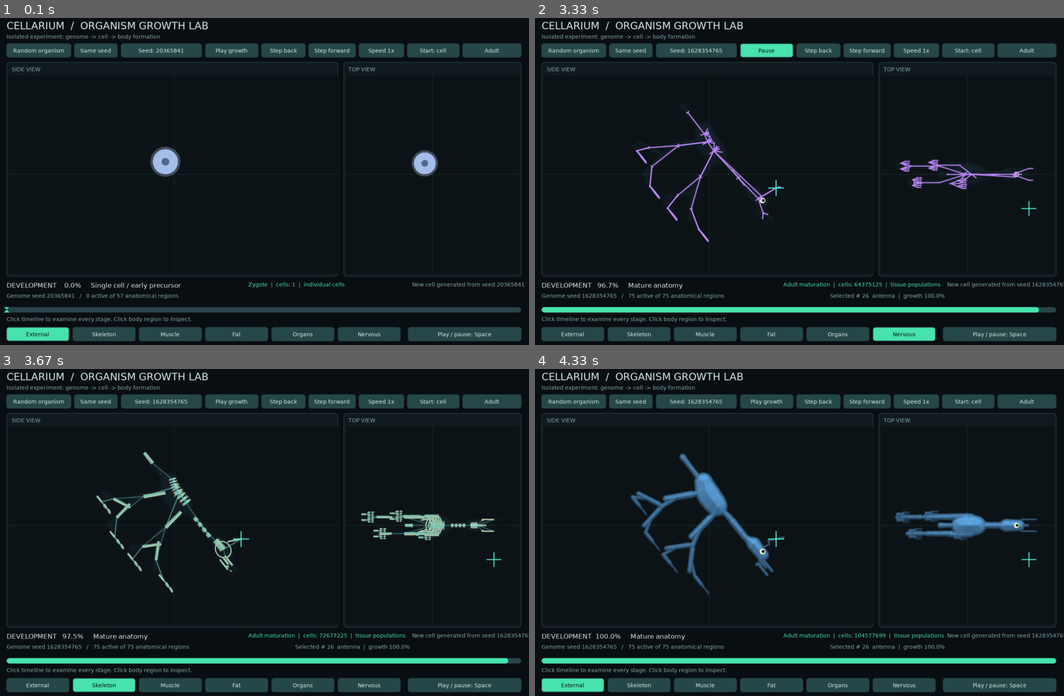
Above: before the commit, frames 1-4 (two rows, left to right).
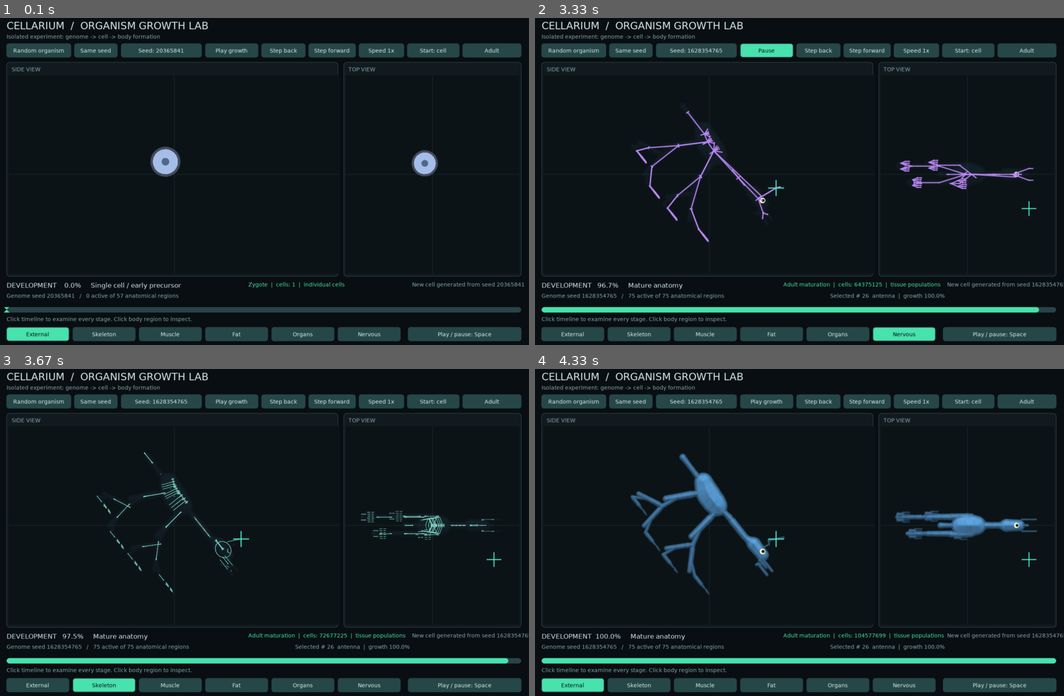
Above: after the commit, the same moments.

Repository: markchpaman10/cellarium
Game: LÖVE game, started from main.lua
Same seed, same stepped clock (60 frames per second), same inputs: the game is played once before the commit and once after it.
Inputs (mouse positions are in pixels of both pictures, inside the frame that each line leads up to):
- Up to frame 1 (0.1 s): no input
- Up to frame 2 (3.33 s): type "ann" at 0.33 s; tap Enter at 0.67 s; hold Right 0.88-1.35 s; tap Space at 0.95, 1.25, 2.17, 2.47, 2.67, 2.97, 3.23 s; click "Adult" at 1.48 s; click (799, 201) at 1.82 s; hold Right 2.1-2.57 s; tap 6 at 2.25 s; hold Left 2.6-3.13 s; hold Left from 3.17 s (still down)
- Up to frame 3 (3.67 s): tap Space at 3.53 s; release Left at 3.57 s; click "Skeleton" at 3.65 s
- Up to frame 4 (4.33 s): hold Right from 3.93 s (still down); tap Space at 4, 4.3 s; tap 1 at 4.08 s

Frames 1-2 are identical in both runs. In frame 3, 1.7% of the frame differs, in the area x 18-94%, y 25-69%; in frame 4, nothing differs.

Commit message:
Introduce procedural skeletal silhouettes with distinct long bones vertebrae ribs and cranial contours

Diff:
--- a/reconstruction_rendering.lua
+++ b/reconstruction_rendering.lua
@@ -1,3 +1,4 @@
+local BoneShapes=require('skeletal_shapes')
 local V={};local colors={Bone={.92,.86,.67},Support={.44,.76,.70},Carapace={.68,.75,.56},Muscle={.76,.24,.32},Fat={.96,.76,.37},Heart={.9,.25,.32},Lung={.89,.57,.68},Stomach={.55,.74,.46},Brain={.77,.58,.94},Kidney={.68,.36,.32},Gonad={.85,.66,.39}}
 local function point(p,top)
  -- Anatomy components have cx/cy/cz; bone path vertices have x/y/z.
@@ -153,28 +154,9 @@
  for _,c in ipairs(a.components) do if c.volume>.0000000001 then
   local xx,yy=point(c,top);local color=colors[c.type] or {.58,.69,.71};local isSupport=c.type=='Bone' or c.type=='Support' or c.type=='Carapace'
   if on('Skeleton') and isSupport then
-   -- Each camera needs its own projection. A transverse rib, girdle or
-   -- paired support cannot be drawn as a lateral bone by projecting its
-   -- complete plan-view path: doing so produces the false stacked bars
-   -- and the apparent top-down skeleton on the side-view organism.
-   local name=c.anatomicalName or ''
-   local transverse=name=='protective rib arch'
-     or name=='shoulder / axial girdle'
-     or name=='pelvic girdle'
-     or name=='orbital rim'
-     or name=='paired distal support'
-   if top or not transverse then
-    boneShape(c.path or {},top,math.max(.55,(c.thickness or .1)*23),color)
-    if c.parent then
-     local p=a.components[c.parent]
-     if p then
-      local px,py=point(p,top)
-      love.graphics.setColor(color[1],color[2],color[3],.4)
-      love.graphics.setLineWidth(.45)
-      love.graphics.line(px,py,xx,yy)
-     end
-    end
-   end
+   -- Both cameras draw the SAME 3-D skeletal geometry, independently
+   -- projected by skeletal_shapes. Never hide ribs to disguise bad projection.
+   BoneShapes.draw(c,top,color)
   elseif on('Muscle') and c.type=='Muscle' then
    local p,q=a.components[c.origin],a.components[c.insertion];local px,py=point(p,top);local qx,qy=point(q,top);local width=math.sqrt(c.volume*32^3/math.max(1,math.sqrt((px-qx)^2+(py-qy)^2))*math.pi)*.6
    muscleShape(px,py,xx,yy,qx,qy,width*.58)
--- /dev/null
+++ b/skeletal_shapes.lua
@@ -0,0 +1,98 @@
+-- Procedural skeletal silhouettes. World-space anatomy is authoritative:
+-- project x/y in plan and x/-z in profile. No species templates.
+local B={}
+local function project(p,top)
+ return p.x or p.cx or 0, top and (p.y or p.cy or 0) or -(p.z or p.cz or 0)
+end
+local function classify(c)
+ local name=c.anatomicalName or ''
+ if name:match('^vertebra ') or name:match('^cervical segment ') then return 'vertebra' end
+ if name=='protective rib arch' then return 'rib' end
+ if name:find('girdle',1,true) then return 'girdle' end
+ if name=='cranial protective vault' then return 'skull' end
+ if name=='orbital rim' then return 'orbital' end
+ if name=='paired distal support' then return 'long' end
+ if name:find('phalange',1,true) or name=='digit' then return 'digit' end
+ if name:find('jaw',1,true) then return 'jaw' end
+ if name:find('claw',1,true) then return 'claw' end
+ return 'long'
+end
+B.classify=classify
+local function shade(color,mult,alpha)
+ love.graphics.setColor(math.min(1,color[1]*mult),math.min(1,color[2]*mult),math.min(1,color[3]*mult),alpha or 1)
+end
+local function strip(ax,ay,bx,by,wa,wb,color)
+ local dx,dy=bx-ax,by-ay
+ local len=math.sqrt(dx*dx+dy*dy)
+ if len<.00001 then return end
+ local nx,ny=-dy/len,dx/len
+ shade(color,.64)
+ love.graphics.polygon('fill',ax+nx*wa,ay+ny*wa,bx+nx*wb,by+ny*wb,bx-nx*wb,by-ny*wb,ax-nx*wa,ay-ny*wa)
+ shade(color,1.04)
+ love.graphics.polygon('fill',ax+nx*wa*.76,ay+ny*wa*.76,bx+nx*wb*.76,by+ny*wb*.76,bx-nx*wb*.76,by-ny*wb*.76,ax-nx*wa*.76,ay-ny*wa*.76)
+ shade(color,1.24,.55)
+ love.graphics.setLineWidth(math.max(.11,math.min(wa,wb)*.15))
+ love.graphics.line(ax+nx*wa*.48,ay+ny*wa*.48,bx+nx*wb*.48,by+ny*wb*.48)
+end
+local function capsule(ax,ay,bx,by,width,color,kind)
+ local dx,dy=bx-ax,by-ay
+ local len=math.sqrt(dx*dx+dy*dy)
+ if len<.00001 then return end
+ local nx,ny=-dy/len,dx/len
+ local ux,uy=dx/len,dy/len
+ local w=math.min(width,len*.24)
+ local shaft=w*(kind=='digit' and .53 or .43)
+ local endW=w*(kind=='digit' and .78 or 1)
+ local s=len*.18
+ strip(ax,ay,ax+dx*.20,ay+dy*.20,endW,shaft,color)
+ strip(ax+dx*.20,ay+dy*.20,bx-dx*.20,by-dy*.20,shaft,shaft*.95,color)
+ strip(bx-dx*.20,by-dy*.20,bx,by,shaft*.95,endW*.86,color)
+ shade(color,.78)
+ love.graphics.ellipse('fill',ax,ay,endW*.95,endW*.78,math.atan2(dy,dx))
+ love.graphics.ellipse('fill',bx,by,endW*.82,endW*.72,math.atan2(dy,dx))
+ shade(color,1.12)
+ love.graphics.ellipse('fill',ax-ux*s*.12+nx*w*.10,ay-uy*s*.12+ny*w*.10,endW*.65,endW*.53,math.atan2(dy,dx))
+ love.graphics.ellipse('fill',bx+ux*s*.10+nx*w*.08,by+uy*s*.10+ny*w*.08,endW*.59,endW*.48,math.atan2(dy,dx))
+end
+local function curved(points,top,width,color)
+ local n=#points
+ if n<2 then return end
+ for i=2,n do
+  local ax,ay=project(points[i-1],top)
+  local bx,by=project(points[i],top)
+  local taper=math.sin(math.pi*((i-.5)/n))
+  strip(ax,ay,bx,by,width*(.30+.30*taper),width*(.28+.28*taper),color)
+ end
+end
+function B.draw(c,top,color)
+ local pts=c.path
+ if not pts or #pts<2 then return end
+ local kind=classify(c)
+ local grow=math.max(0,math.min(1,c.growth or 1))
+ if grow<.02 then return end
+ local width=math.max(.16,math.min(3.8,(c.thickness or .1)*8))*(.3+.7*grow)
+ if kind=='rib' or kind=='girdle' or kind=='orbital' or kind=='jaw' then
+  curved(pts,top,width,color)
+ elseif kind=='skull' then
+  -- Cranial vault uses its generated rim; do not replace with a circle.
+  curved(pts,top,width*1.4,color)
+ elseif kind=='vertebra' then
+  local ax,ay=project(pts[1],top)
+  local bx,by=project(pts[#pts],top)
+  capsule(ax,ay,bx,by,width*.72,color,'digit')
+  local dx,dy=bx-ax,by-ay
+  local len=math.sqrt(dx*dx+dy*dy)
+  if len>.01 then
+   local nx,ny=-dy/len,dx/len
+   local mx,my=(ax+bx)*.5,(ay+by)*.5
+   strip(mx-nx*width*.75,my-ny*width*.75,mx+nx*width*.75,my+ny*width*.75,width*.24,width*.24,color)
+  end
+ else
+  for i=2,#pts do
+   local ax,ay=project(pts[i-1],top)
+   local bx,by=project(pts[i],top)
+   capsule(ax,ay,bx,by,width,color,kind)
+  end
+ end
+end
+return B
